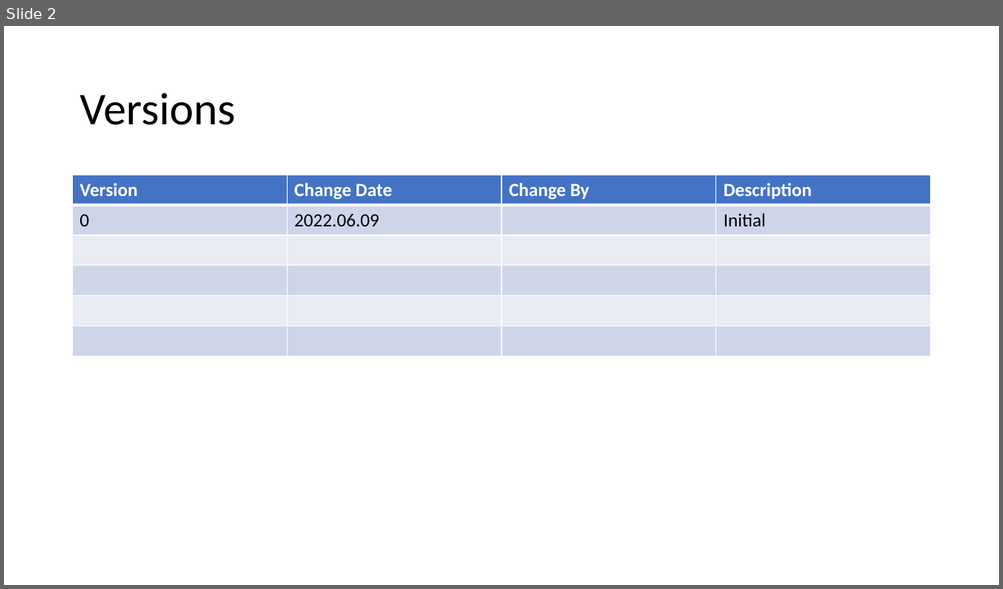
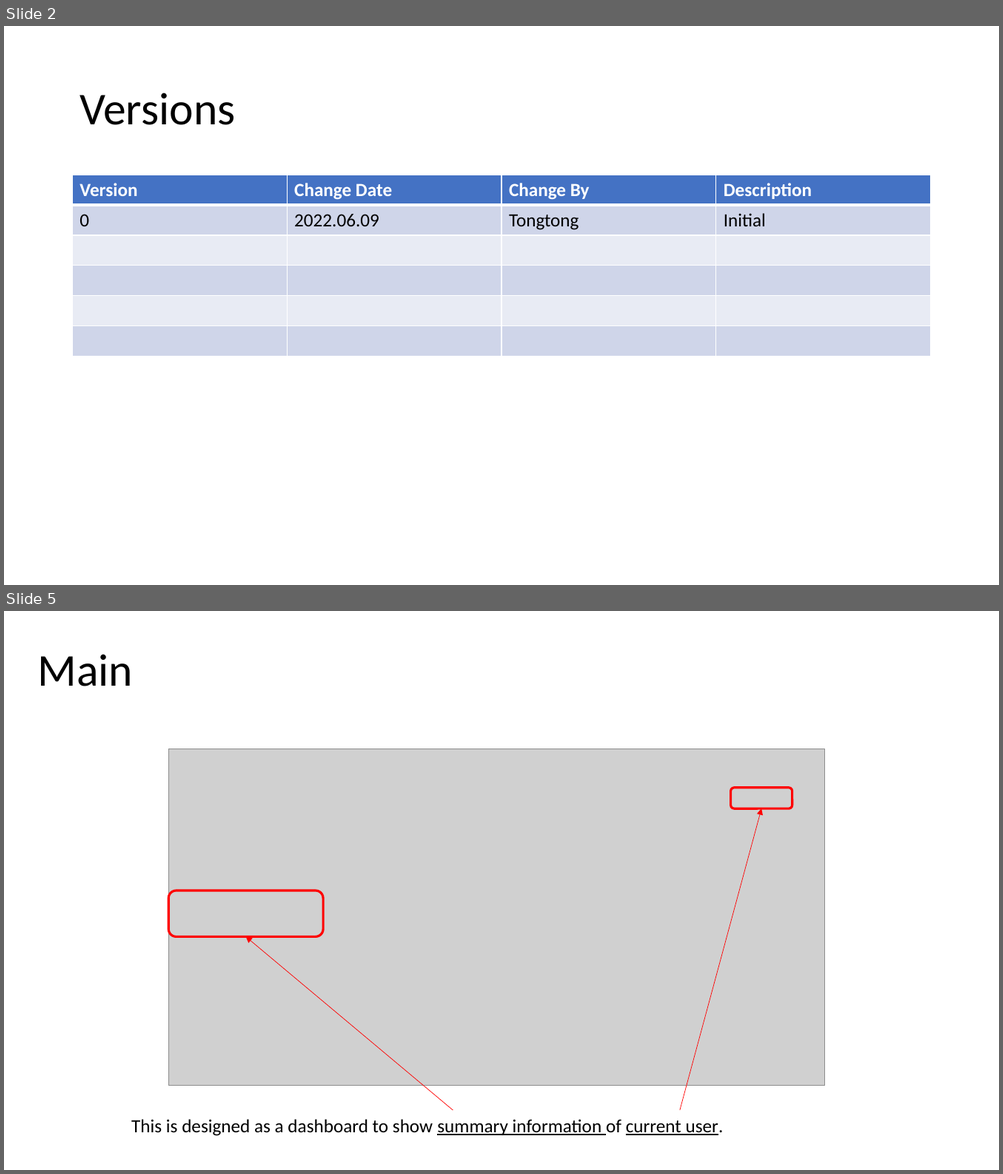
Before and after one commit to TeamworkNUS/uob_voice_to_text_proj, a slide deck: uob_website/analysis/utils/Voice_To_Text_Analysis_Web_UserGuide.pptx. Shown one above the other, each under a label of ours: slide 2 before the commit, slides 2 and 5 after it; the slides between them are not shown. The pictures are 1003x589 and 1003x1174 pixels, drawn with LibreOffice and Linux fonts; fonts in the diff are those of the drawing; grey boxes stand for pictures. Boxes give left, top, right and bottom in pixels: in the first picture for what was removed or moved away, otherwise in the second. Text is boxed around its words. In the diff, an @@ line names an element or a change of style, - is before the commit and + after.

```diff
--- a/uob_website/analysis/utils/Voice_To_Text_Analysis_Web_UserGuide.pptx
+++ b/uob_website/analysis/utils/Voice_To_Text_Analysis_Web_UserGuide.pptx
@@ slide 5 added at box(4, 611, 999, 1170), background #FFFFFF @@
@@ text added at box(38, 654, 134, 686), 44 pt, text #000000 @@
+Main
@@ picture added at box(168, 749, 825, 1086) @@
@@ rounded rectangle added at box(731, 788, 792, 809), outline #FF0000 2.25 pt @@
@@ arrow added from (680, 1111) to (761, 809), #FF0000 0.5 pt @@
@@ rounded rectangle added at box(168, 891, 323, 937), outline #FF0000 2.25 pt @@
@@ arrow added from (453, 1111) to (246, 937), #FF0000 0.5 pt @@
@@ text added at box(131, 1119, 723, 1136), 18 pt, text #000000 @@
+This is designed as a dashboard to show summary information of current user.
@@ slide 2 changed as well @@
@@ table at box(73, 175, 932, 357) @@
-row 2, column 3: 
+row 2, column 3: Tongtong
```
Also in this commit, not shown: 1 other slide changed, 15 other slides added, 4 other files.
